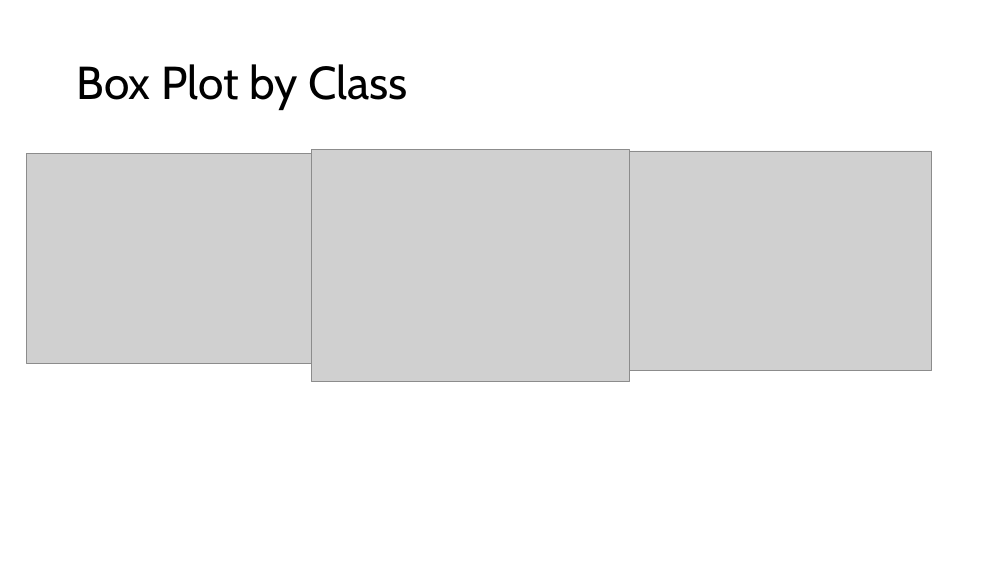
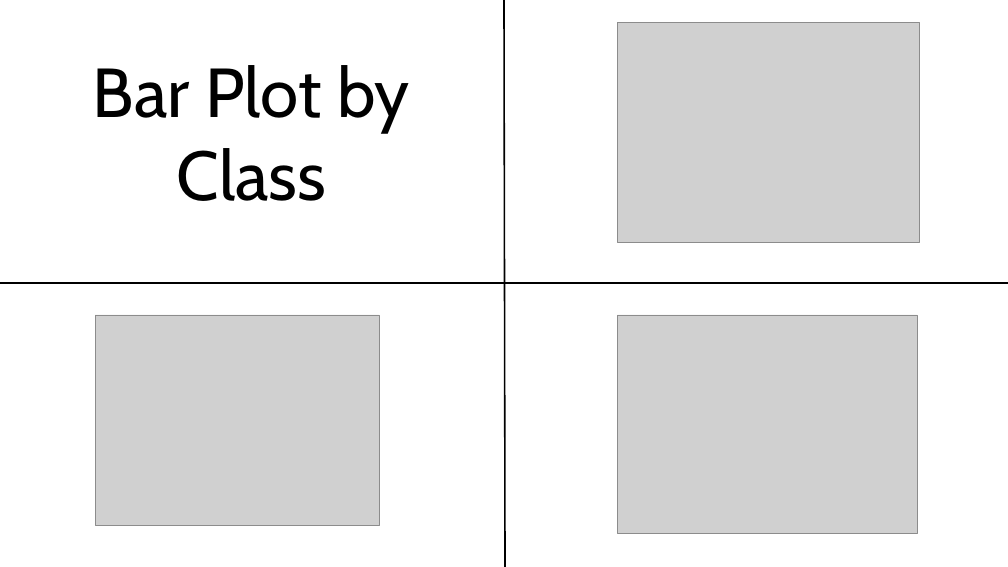
Before and after one commit to adnt01/stroke_factors_analysis, a slide deck: slide 7 of report_and_presentation/Cohort8_DS3_Presentation.pptx. Drawn at 1008x567 pixels with LibreOffice and Linux fonts; fonts in the diff are those of the drawing; grey boxes stand for pictures; background and template pictures are left out. Boxes give left, top, right and bottom in pixels: in the first picture for what was removed or moved away, otherwise in the second. Text is boxed around its words. In the diff, an @@ line names an element or a change of style, - is before the commit and + after.

```diff
--- a/report_and_presentation/Cohort8_DS3_Presentation.pptx
+++ b/report_and_presentation/Cohort8_DS3_Presentation.pptx
@@ line added from (505, 567) to (504, 0), #000000 1.5 pt @@
@@ picture: place and size @@
-picture at <box>630,151,932,371</box>
+picture at <box>618,23,920,243</box>
@@ text "Bar Plot by Class" at <box>93,65,410,201</box>: vertical alignment middle to top @@
@@ text at <box>93,65,410,201</box>: text changed; size 44 to 66 pt @@
-Box Plot by Class
+Bar Plot by Class
@@ line added from (1008, 283) to (0, 283), #000000 1.5 pt @@
@@ picture: place and size @@
-picture at <box>27,154,312,364</box>
+picture at <box>95,315,380,526</box>
@@ picture: place and size @@
-picture at <box>311,150,630,382</box>
+picture at <box>618,315,918,534</box>
```
Also in this commit, not shown: 4 other slides changed, 7 slides added, 6 slides removed.
